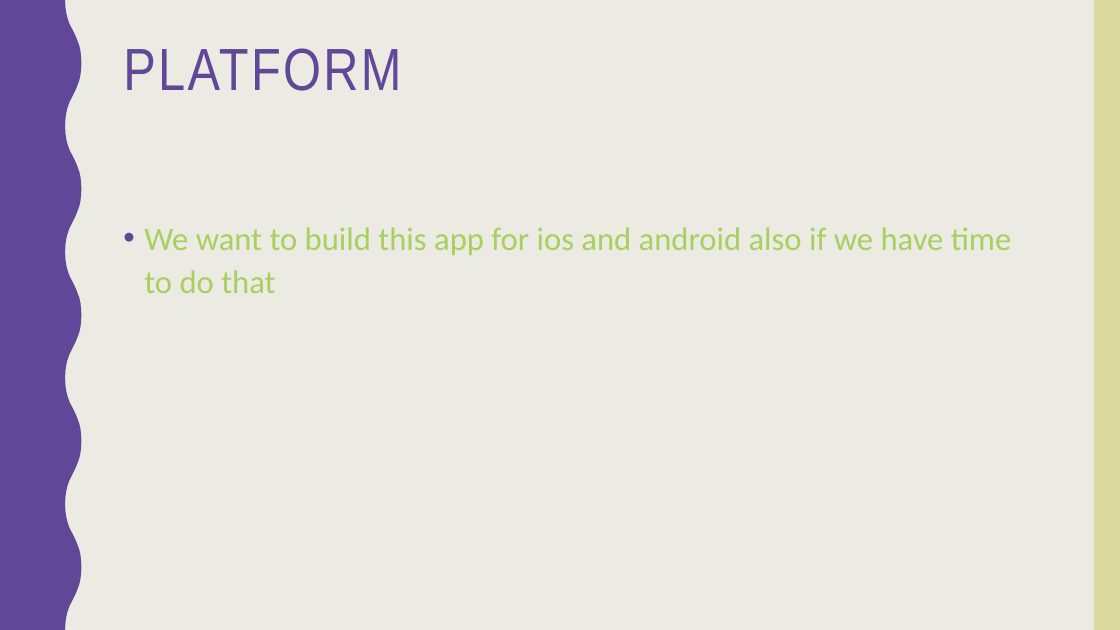
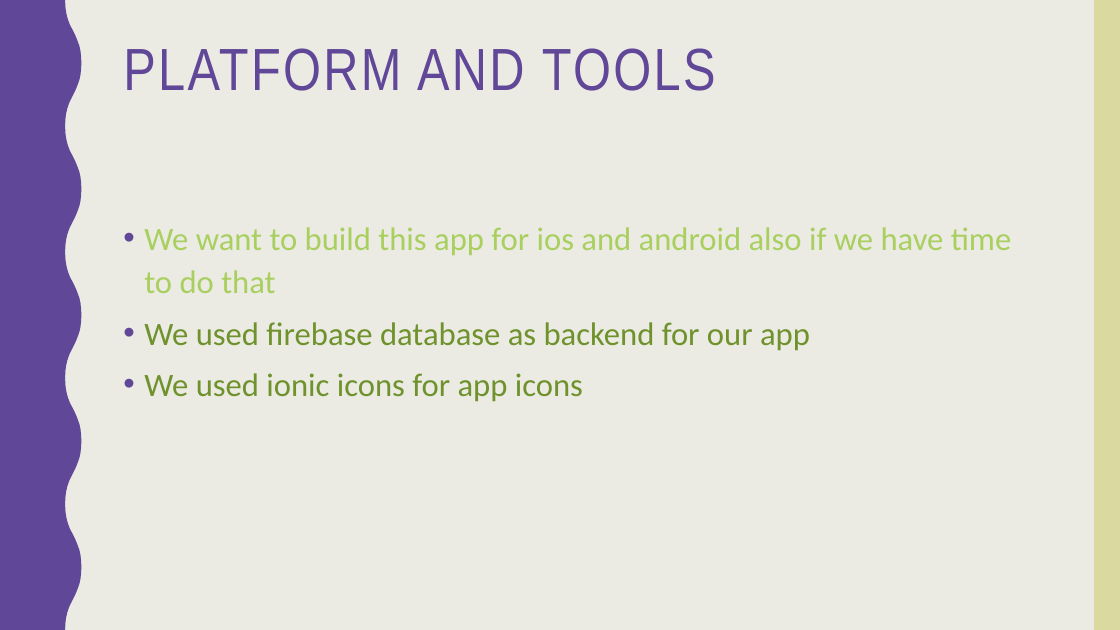
Before and after one commit to norahK/444SWE-Project, a slide deck: slide 3 of Pick a dish app.pptx. Drawn at 1120x630 pixels with LibreOffice and Linux fonts; fonts in the diff are those of the drawing. Boxes give left, top, right and bottom in pixels: in the first picture for what was removed or moved away, otherwise in the second. Text is boxed around its words. In the diff, an @@ line names an element or a change of style, - is before the commit and + after.

```diff
--- a/Pick a dish app.pptx
+++ b/Pick a dish app.pptx
@@ title at bbox=[123, 48, 716, 91]: text changed @@
-PLATFORM
+PLATFORM AND TOOLS
@@ text at bbox=[144, 322, 810, 402]: paragraphs added @@
+• We used firebase database as backend for our app
+• We used ionic icons for app icons
```
Also in this commit, not shown: 3 other slides changed, 3 slides added, 1 slide removed, 2 other files.
